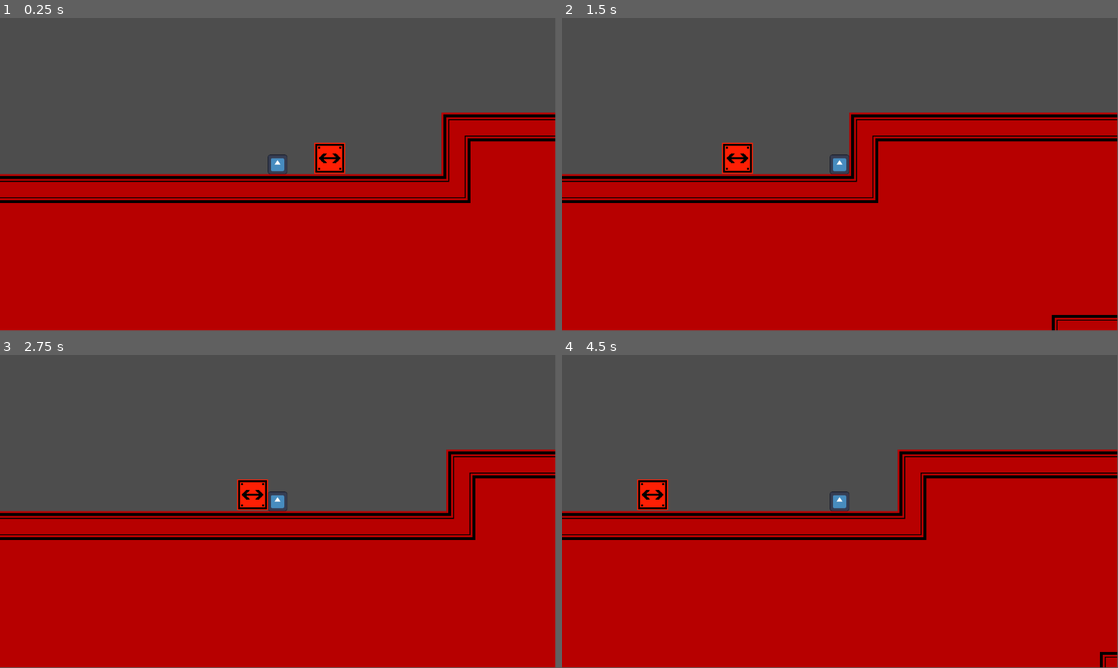
Above: before the commit, frames 1-4 (two rows, left to right).
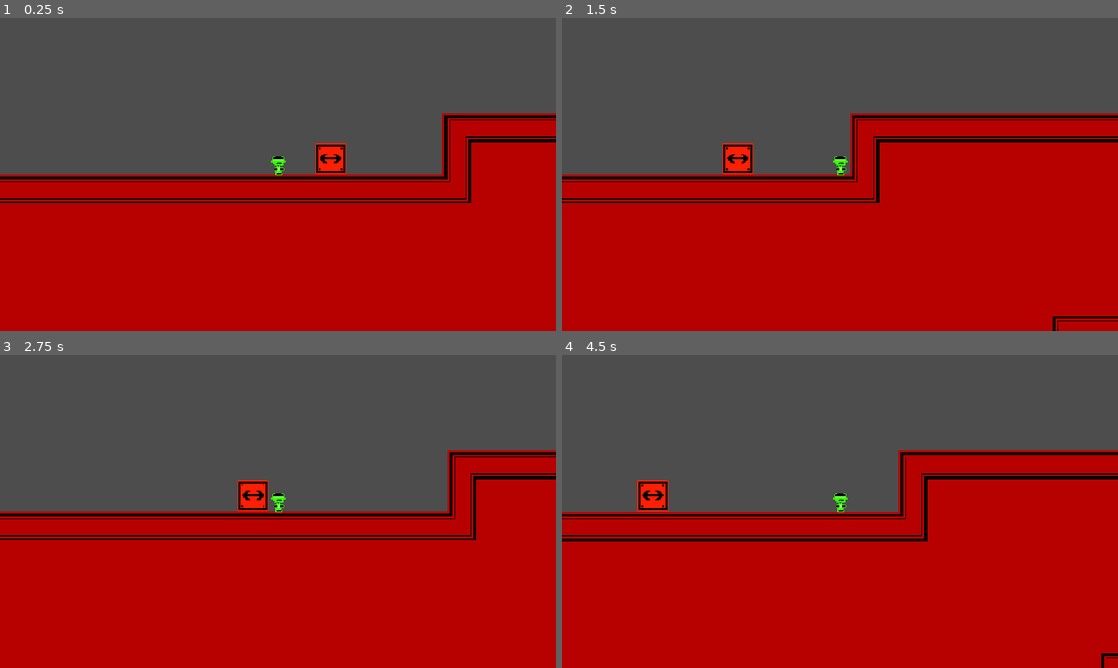
Above: after the commit, the same moments.

Repository: Plackett/LD57
Game: Godot game, scene res://scenes/level_0.tscn
Two runs of this game, one before a commit and one after it. Both use one fixed random seed, a clock stepped at 60 frames per second and the inputs below. The engine's default icon, where the game draws it, is replaced by a stand-in: a white triangle on a blue panel in a dark square. Sound files missing from this copy of the repository are replaced by a short silence.
Inputs:
- Up to frame 1 (0.25 s): no input
- Up to frame 2 (1.5 s): tap Enter (ui_accept) at 0.5, 0.77 s; hold Right (ui_right) from 0.53 s (still down)
- Up to frame 3 (2.75 s): tap Enter (ui_accept) at 1.52 s; release Right (ui_right) at 2.03 s; hold Left (ui_left) from 2.03 s (still down)
- Up to frame 4 (4.5 s): release Left (ui_left) at 2.78 s; hold Right (ui_right) 2.78-4.28 s; tap Enter (ui_accept) at 3.02, 3.77 s; hold Left (ui_left) from 4.28 s (still down)
In our replay, the window is 799x449 before the commit and 800x450 after it. These sizes can differ from the game's own. Grey fills any space a smaller window leaves; there, only what the larger window draws over its background counts as a difference.

The runs differ from the first frame. In frame 1, 3.0% of the frame differs, in the area x 0-100%, y 0-60%; in frame 2, 3.3%; in frame 3, 3.1%; in frame 4, 3.8%, in the area x 0-100%, y 0-100%.

Commit message:
fixed save data

Diff:
--- a/project.godot
+++ b/project.godot
@@ -17,7 +17,7 @@
 
 [display]
 
-window/stretch/aspect="keep_height"
+window/stretch/mode="canvas_items"
 
 [global_group]
 
--- a/scenes/player.tscn
+++ b/scenes/player.tscn
@@ -1,7 +1,7 @@
 [gd_scene load_steps=4 format=3 uid="uid://b706nn3irhgg"]
 
 [ext_resource type="Script" uid="uid://duqtf5yoivxm8" path="res://scripts/player.gd" id="1_3vyb7"]
-[ext_resource type="Texture2D" uid="uid://buwj7em0xhxwx" path="res://icon.svg" id="2_g2els"]
+[ext_resource type="Texture2D" uid="uid://iynunpqxwfkv" path="res://assets/textures/player_idle.png" id="2_g2els"]
 
 [sub_resource type="RectangleShape2D" id="RectangleShape2D_u8vuu"]
 
@@ -14,8 +14,9 @@
 shape = SubResource("RectangleShape2D_u8vuu")
 
 [node name="Sprite2D" type="Sprite2D" parent="."]
-position = Vector2(-0.124994, -10.125)
-scale = Vector2(0.158203, 0.158203)
+texture_filter = 1
+position = Vector2(-5.68434e-14, -10)
+scale = Vector2(0.635254, 0.635254)
 texture = ExtResource("2_g2els")
 
 [node name="JumpHeightTimer" type="Timer" parent="."]
--- a/scripts/door.gd
+++ b/scripts/door.gd
@@ -17,7 +17,6 @@
 func loadState(newState: int):
 	$Sprite2D.texture = load(sprites[newState])
 	state = newState
-	print("Successfully set texture!")
 
 func _process(_delta: float) -> void:
 	if not accepting or state == 0: return
--- a/scripts/loadSaveData.gd
+++ b/scripts/loadSaveData.gd
@@ -31,17 +31,15 @@
 		var file = FileAccess.open(FILE_PATH, FileAccess.READ)
 		var json_text = file.get_as_text()
 		file.close()
-		var error = json.parse(json_text)
-		if error == OK:
-			var data_received = json.data
-			if typeof(data_received) == TYPE_DICTIONARY:
-				_updateDoors(data_received["levelStates"])
-				_initLeaderBoard(data_received["bestTimes"])
-				return
-			else:
-				print("Corrupted Data, resetting save data...")
+		json.parse(json_text)
+		var data_received = json.data
+		if typeof(data_received) == TYPE_DICTIONARY:
+			_updateDoors(data_received["levelStates"])
+			_initLeaderBoard(data_received["bestTimes"])
+			return
 		else:
-			print("Failed to parse save file, resetting save data...")
+			print("Corrupted Data, resetting save data...")
+			print("RAW CORRUPTED SAVE DUMP: " + json_text)
 	else:
 		print("No save file found, creating new save...")
 	var defaultStates = [1, 0, 0, 0, 0]
--- a/scripts/stopwatch.gd
+++ b/scripts/stopwatch.gd
@@ -18,13 +18,12 @@
 	var file = FileAccess.open(FILE_PATH, FileAccess.READ)
 	var json_text = file.get_as_text()
 	file.close()
-	var error = json.parse(json_text)
-	if error == OK:
-		var data_received = json.data
-		if typeof(data_received) == TYPE_DICTIONARY:
-			data_received["levelStates"][index] = 2
-			if data_received["levelStates"][unlock] == 0: data_received["levelStates"][unlock] = 1
-			if data_received["bestTimes"][index] > time: data_received["bestTimes"][index] = time
-			file = FileAccess.open(FILE_PATH, FileAccess.WRITE)
-			file.store_string(JSON.stringify(json))
-			file.close()
+	json.parse(json_text)
+	var data_received = json.data
+	if typeof(data_received) == TYPE_DICTIONARY:
+		data_received["levelStates"][index] = 2
+		if data_received["levelStates"][unlock] == 0: data_received["levelStates"][unlock] = 1
+		if data_received["bestTimes"][index] > time: data_received["bestTimes"][index] = time
+		var result = FileAccess.open(FILE_PATH, FileAccess.WRITE)
+		result.store_string(JSON.stringify(json.data))
+		result.close()
